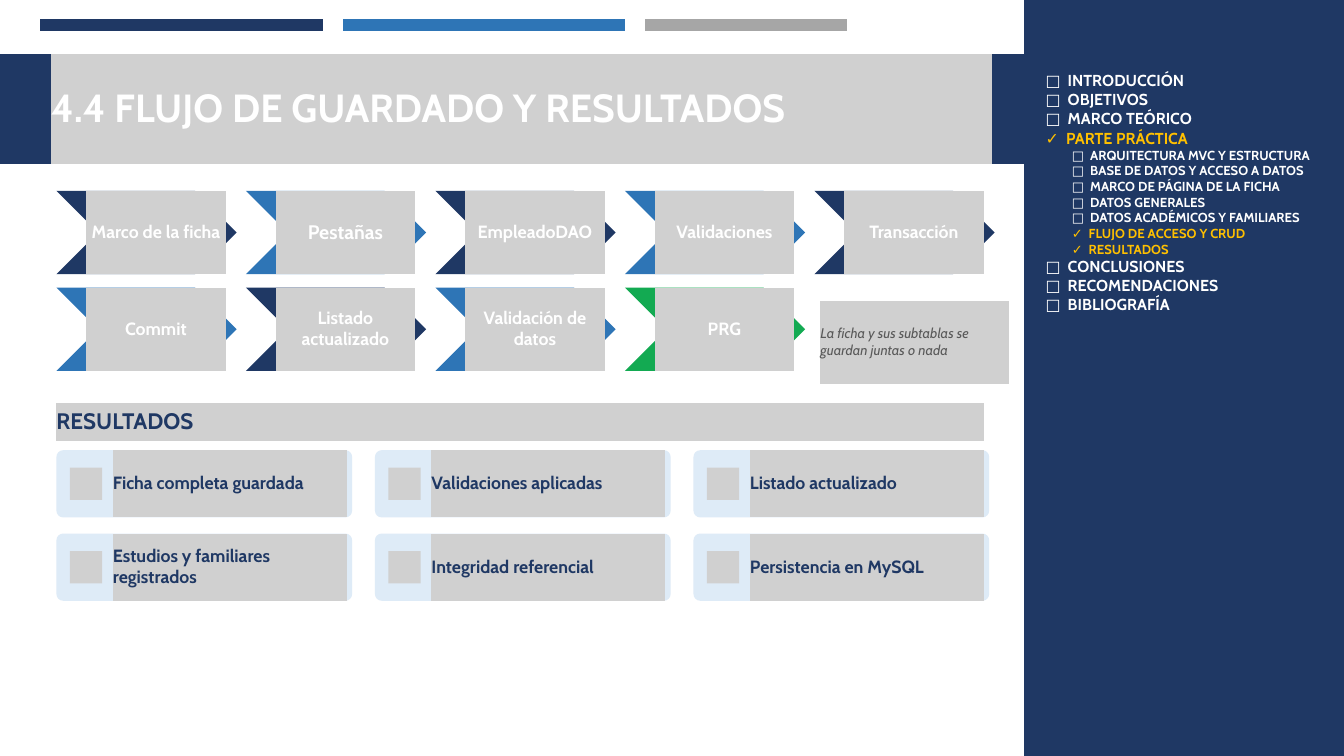
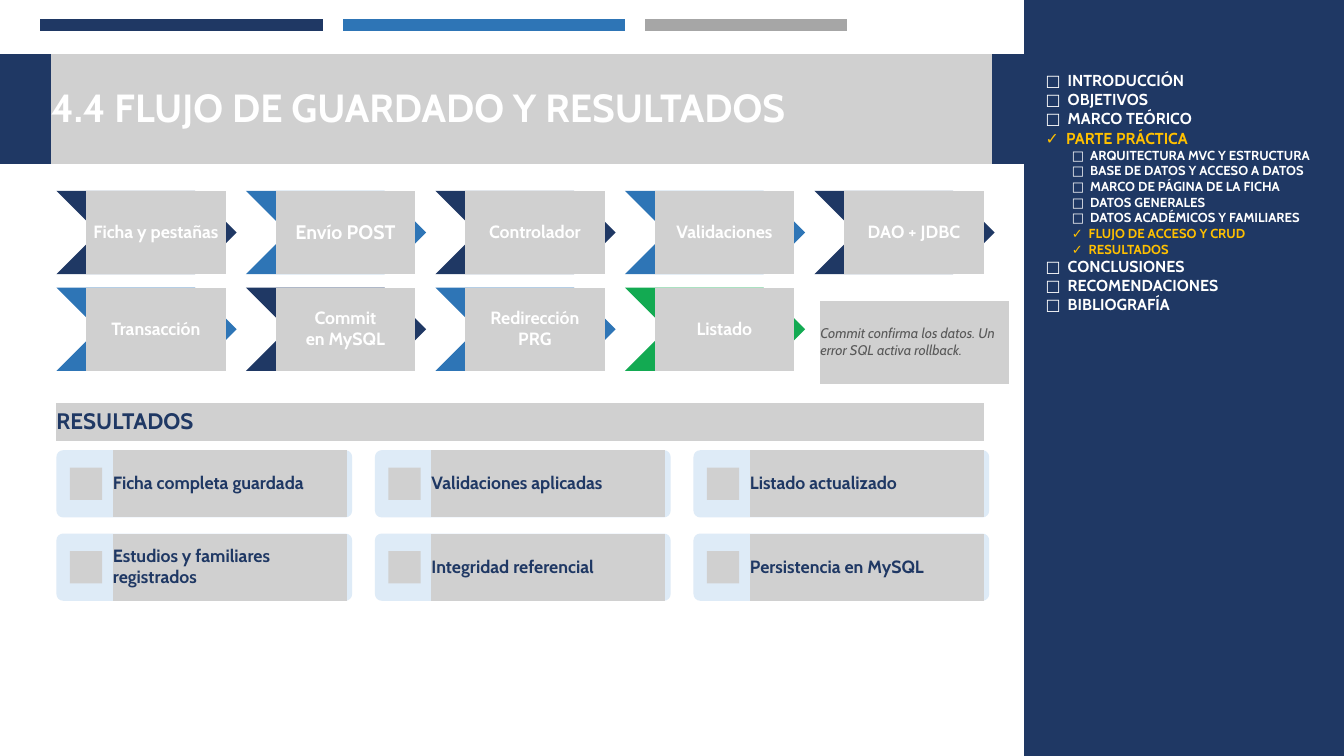
Before and after one commit to Josue-Chango/SIDH_GR02, a slide deck: slide 8 of JAVA/TABPAGE/02. DOCUMENTACION/LOGIN_CRUD_JAVA_MYSQL_GR02_FINAL.pptx. Drawn at 1344x756 pixels with LibreOffice and Linux fonts; fonts in the diff are those of the drawing; grey boxes stand for pictures. Boxes give left, top, right and bottom in pixels: in the first picture for what was removed or moved away, otherwise in the second. Text is boxed around its words. In the diff, an @@ line names an element or a change of style, - is before the commit and + after.

```diff
--- a/JAVA/TABPAGE/02. DOCUMENTACION/LOGIN_CRUD_JAVA_MYSQL_GR02_FINAL.pptx
+++ b/JAVA/TABPAGE/02. DOCUMENTACION/LOGIN_CRUD_JAVA_MYSQL_GR02_FINAL.pptx
@@ text at (93,225,219,242): text changed @@
-Marco de la ficha
+Ficha y pestañas
@@ text at (295,225,396,239): text changed @@
-Pestañas
+Envío POST
@@ text at (489,225,581,238): text changed @@
-EmpleadoDAO
+Controlador
@@ text at (868,226,961,241): text changed @@
-Transacción
+DAO + JDBC
@@ text at (111,322,200,335): text changed @@
-Commit
+Transacción
@@ text at (306,312,385,349): text changed @@
-Listado
-actualizado
+Commit
+en MySQL
@@ text at (490,311,579,345): text changed @@
-Validación de
-datos
+Redirección
+PRG
@@ text at (697,322,753,335): text changed @@
-PRG
+Listado
@@ text at (820,327,994,355): text changed @@
-La ficha y sus subtablas se guardan juntas o nada
+Commit confirma los datos. Un error SQL activa rollback.
```
Also in this commit, not shown: 8 other slides changed.
